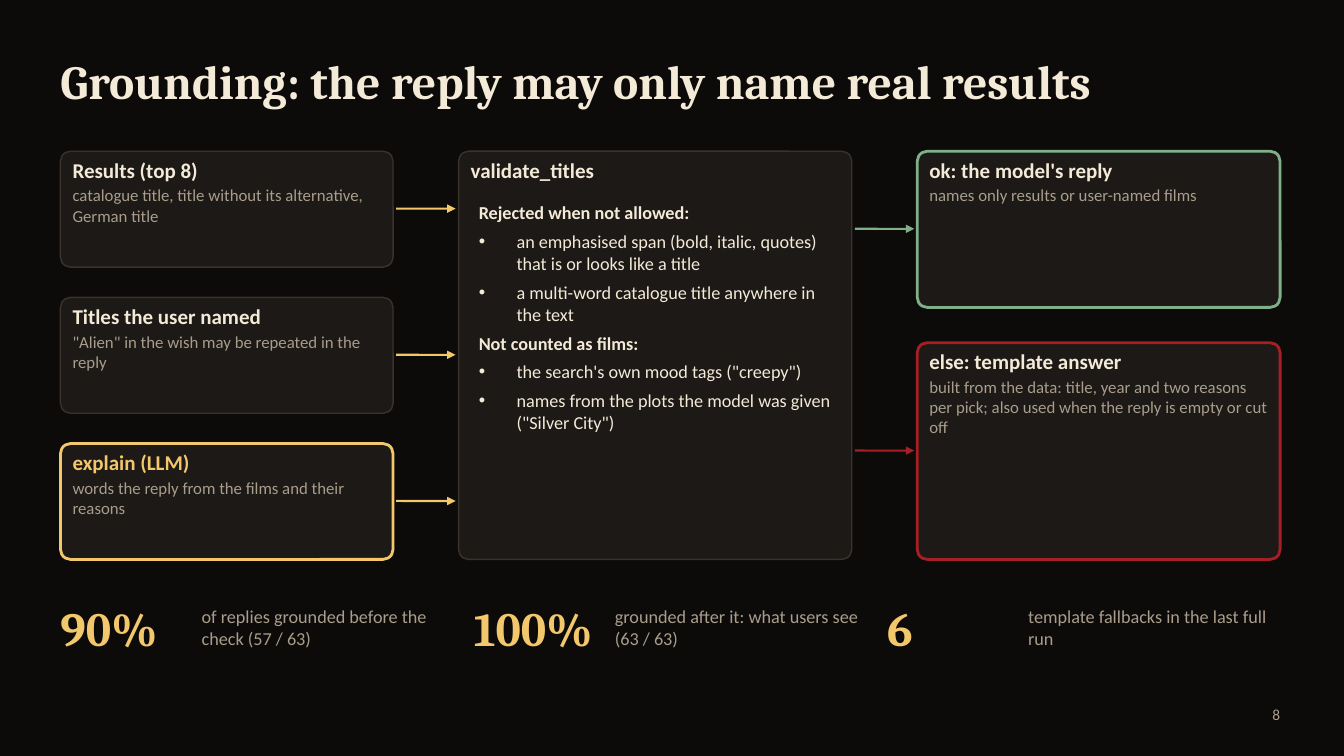
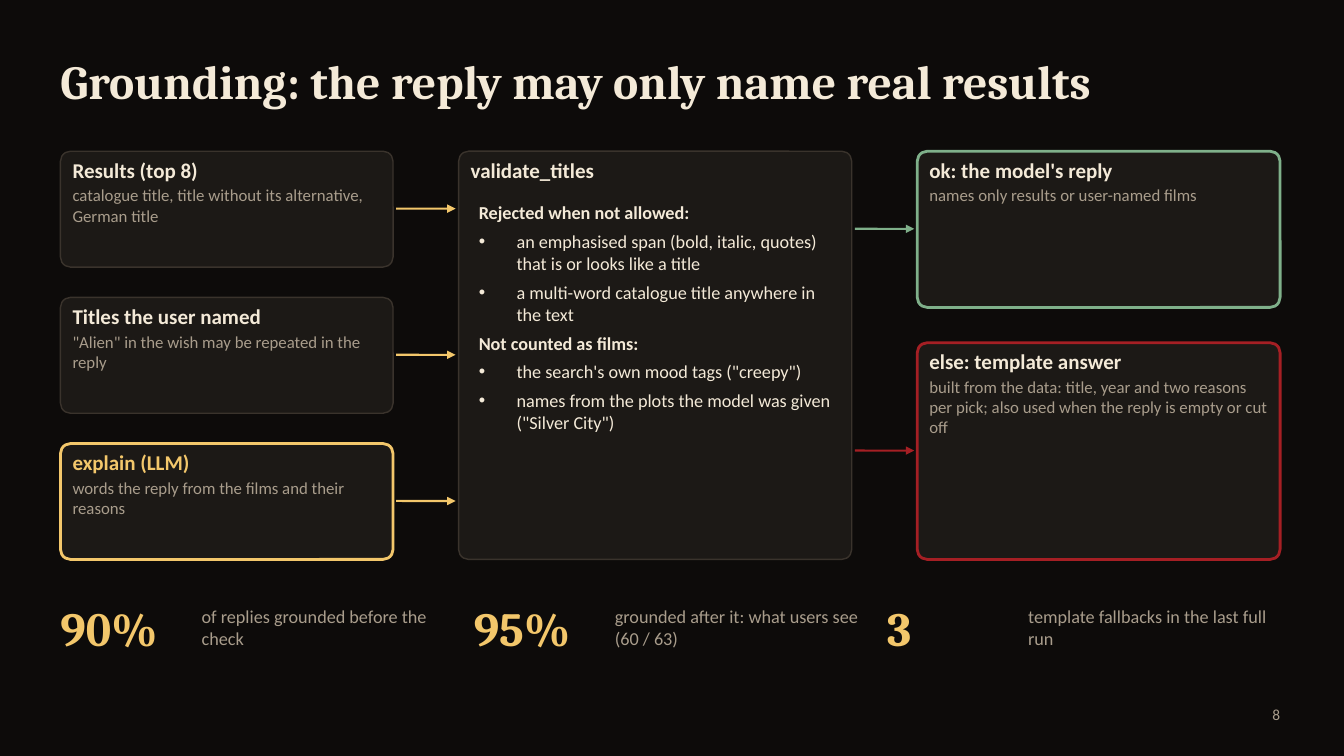
Before and after one commit to aliebing/cinesense, a slide deck: slide 8 of docs/presentation/CineSense-review.pptx. Drawn at 1344x756 pixels with LibreOffice and Linux fonts; fonts in the diff are those of the drawing. Boxes give left, top, right and bottom in pixels: in the first picture for what was removed or moved away, otherwise in the second. Text is boxed around its words. In the diff, an @@ line names an element or a change of style, - is before the commit and + after.

```diff
--- a/docs/presentation/CineSense-review.pptx
+++ b/docs/presentation/CineSense-review.pptx
@@ text at bbox=[202, 610, 427, 645]: text changed @@
-of replies grounded before the check (57 / 63)
+of replies grounded before the check
@@ text at bbox=[474, 613, 570, 648]: text changed @@
-100%
+95%
@@ text at bbox=[615, 610, 858, 648]: text changed @@
-grounded after it: what users see (63 / 63)
+grounded after it: what users see (60 / 63)
@@ text at bbox=[887, 613, 911, 647]: text changed @@
-6
+3
```
Also in this commit, not shown: 5 other slides changed, 3 other files.
